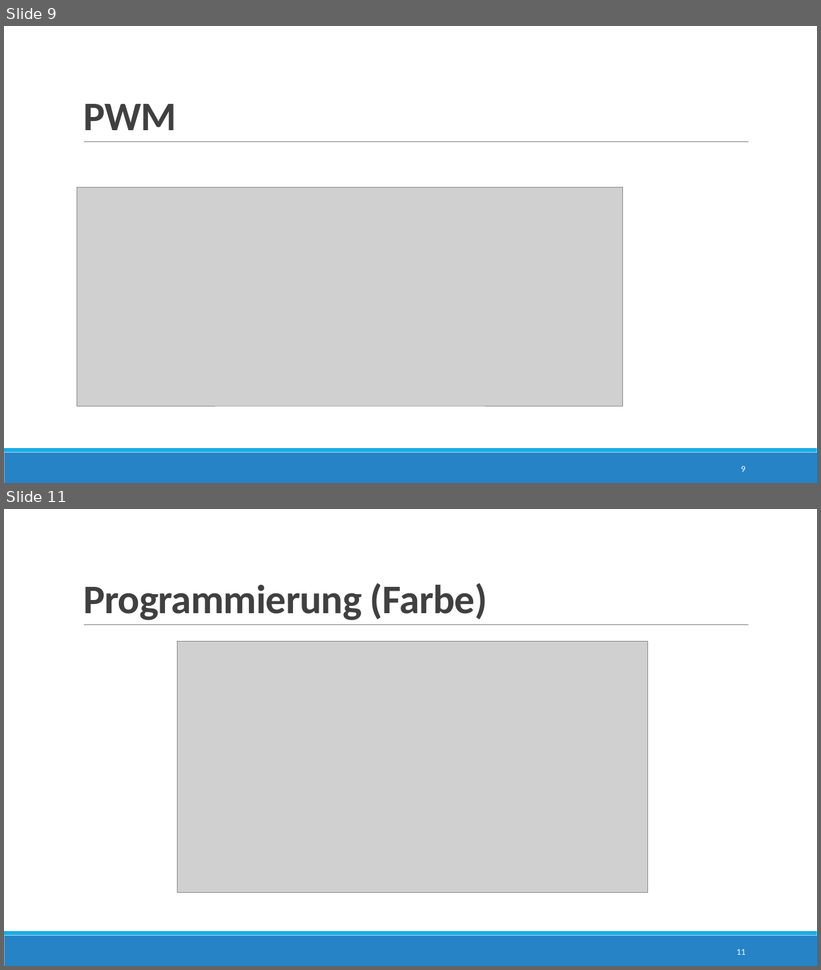
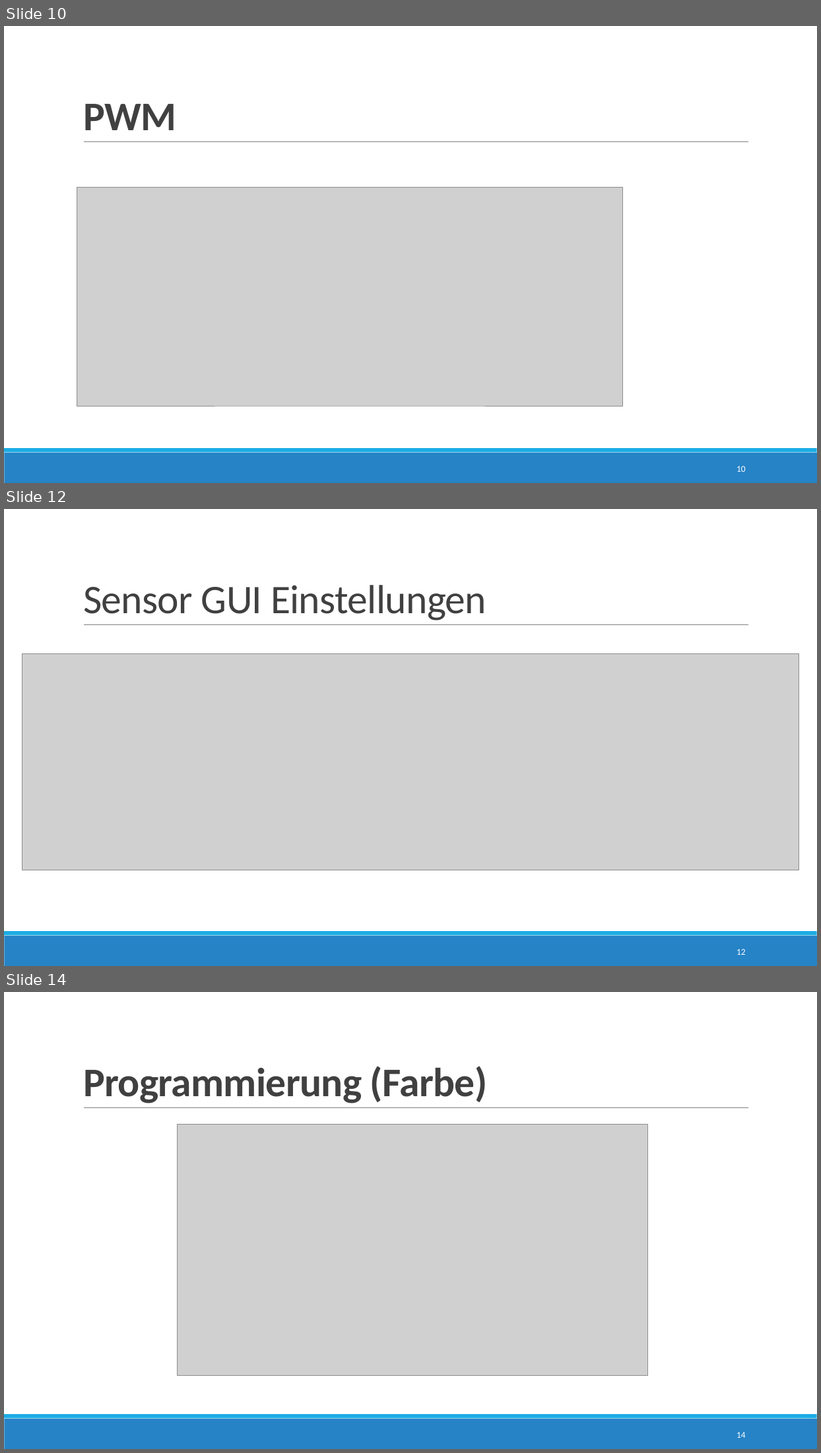
Before and after one commit to JustinF97/Speedy-Tempomessgeraet, a slide deck: Solidworks/Projektarbeit.pptx. Shown one above the other, each under a label of ours: slides 9 and 11 before the commit, slides 10, 12 and 14 after it; the slides between them are not shown. The pictures are 821x970 and 821x1453 pixels, drawn with LibreOffice and Linux fonts; fonts in the diff are those of the drawing; grey boxes stand for pictures. Boxes give left, top, right and bottom in pixels: in the first picture for what was removed or moved away, otherwise in the second. Text is boxed around its words. In the diff, an @@ line names an element or a change of style, - is before the commit and + after.

```diff
--- a/Solidworks/Projektarbeit.pptx
+++ b/Solidworks/Projektarbeit.pptx
@@ slide 12 added at (x1=4, y1=509, x2=817, y2=966), background #FFFFFF; not listed: 3 template elements that a slide beside it also shows @@
@@ title added at (x1=83, y1=585, x2=486, y2=621), 48 pt, text #404040 @@
+Sensor GUI Einstellungen
@@ picture added at (x1=22, y1=654, x2=799, y2=870) @@
@@ page number added at (x1=737, y1=949, x2=746, y2=955), 10.5 pt, text #FFFFFF @@
+12
@@ what was slide 9 is now slide 10 @@
@@ page number at (x1=737, y1=466, x2=746, y2=472): text changed @@
-9
+10
@@ what was slide 11 is now slide 14 @@
@@ page number at (x1=737, y1=1432, x2=746, y2=1438): text changed @@
-11
+14
```
Also in this commit, not shown: 3 other slides added.
